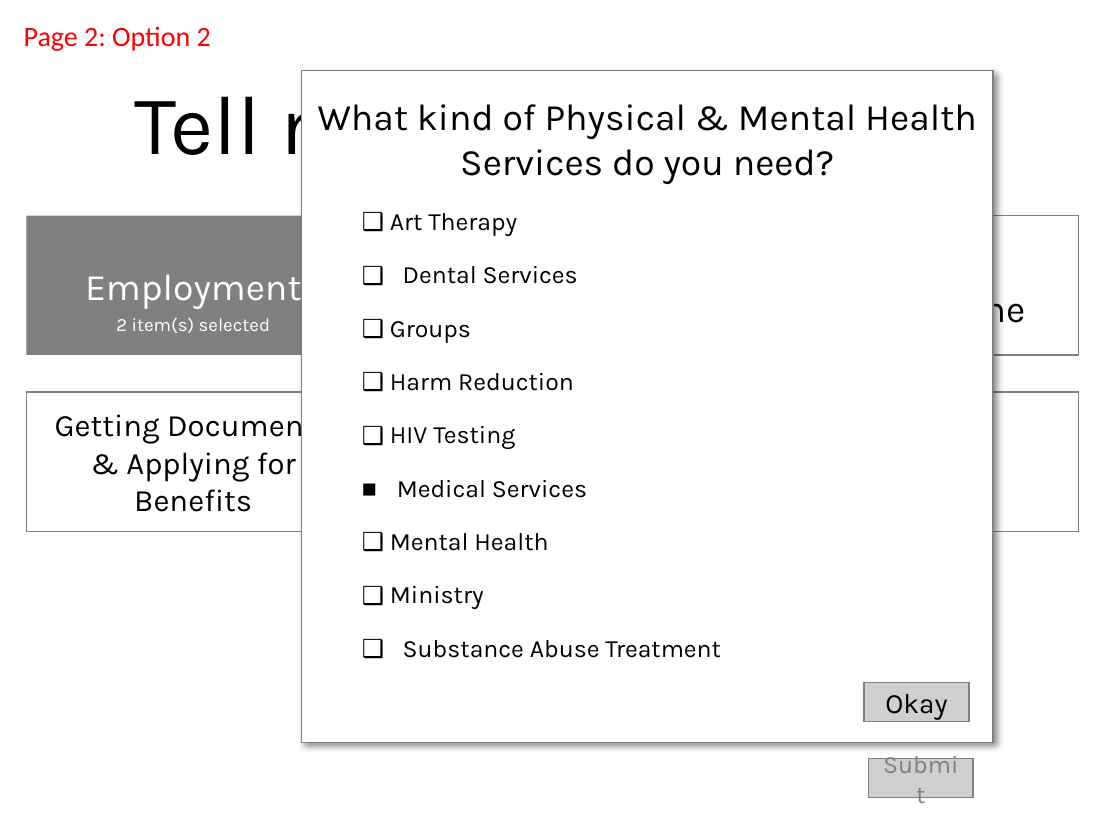
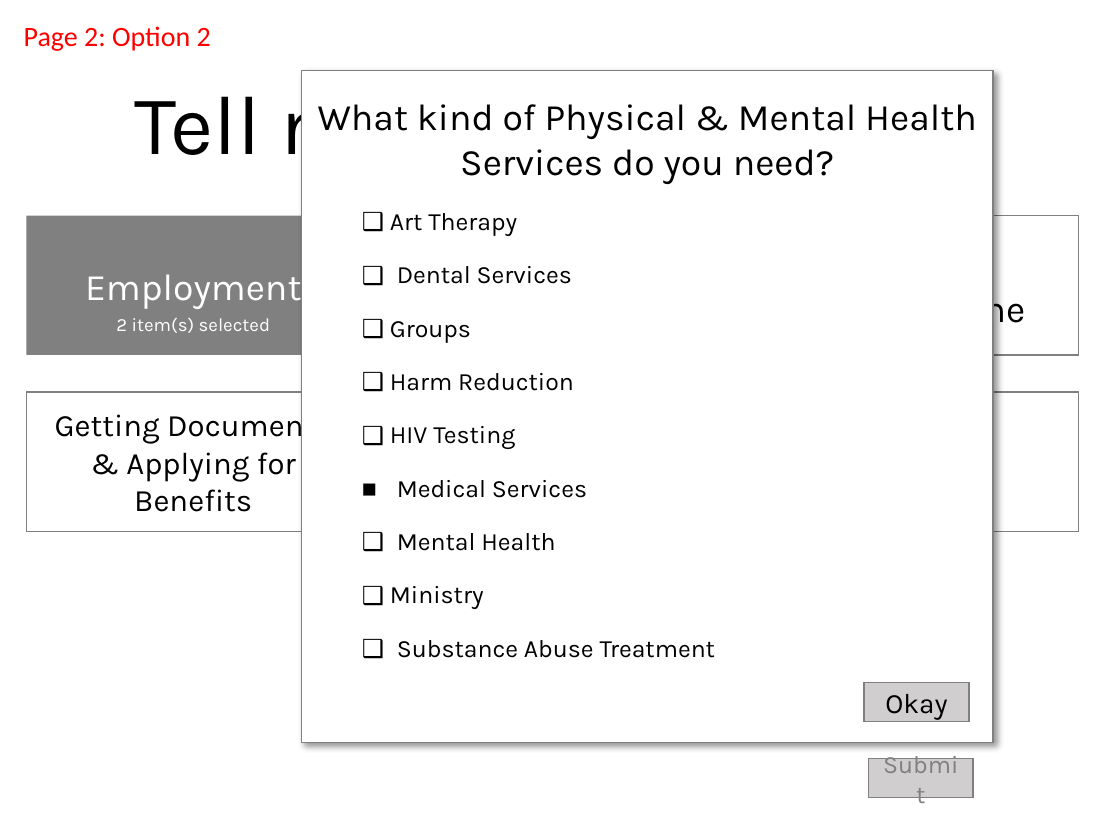
Before and after one commit to DataKind-DC/homelessness-service-navigator, a slide deck: slide 9 of docs/Homeless Services Navigator Mockup.pptx. Drawn at 1120x840 pixels with LibreOffice and Linux fonts; fonts in the diff are those of the drawing. Boxes give left, top, right and bottom in pixels: in the first picture for what was removed or moved away, otherwise in the second. Text is boxed around its words. In the diff, an @@ line names an element or a change of style, - is before the commit and + after.

```diff
--- a/docs/Homeless Services Navigator Mockup.pptx
+++ b/docs/Homeless Services Navigator Mockup.pptx
@@ table at [356,202,745,682] @@
@@ indent changed @@
```
Also in this commit, not shown: 3 other slides changed, 1 slide added, 1 slide removed, 1 other file.
